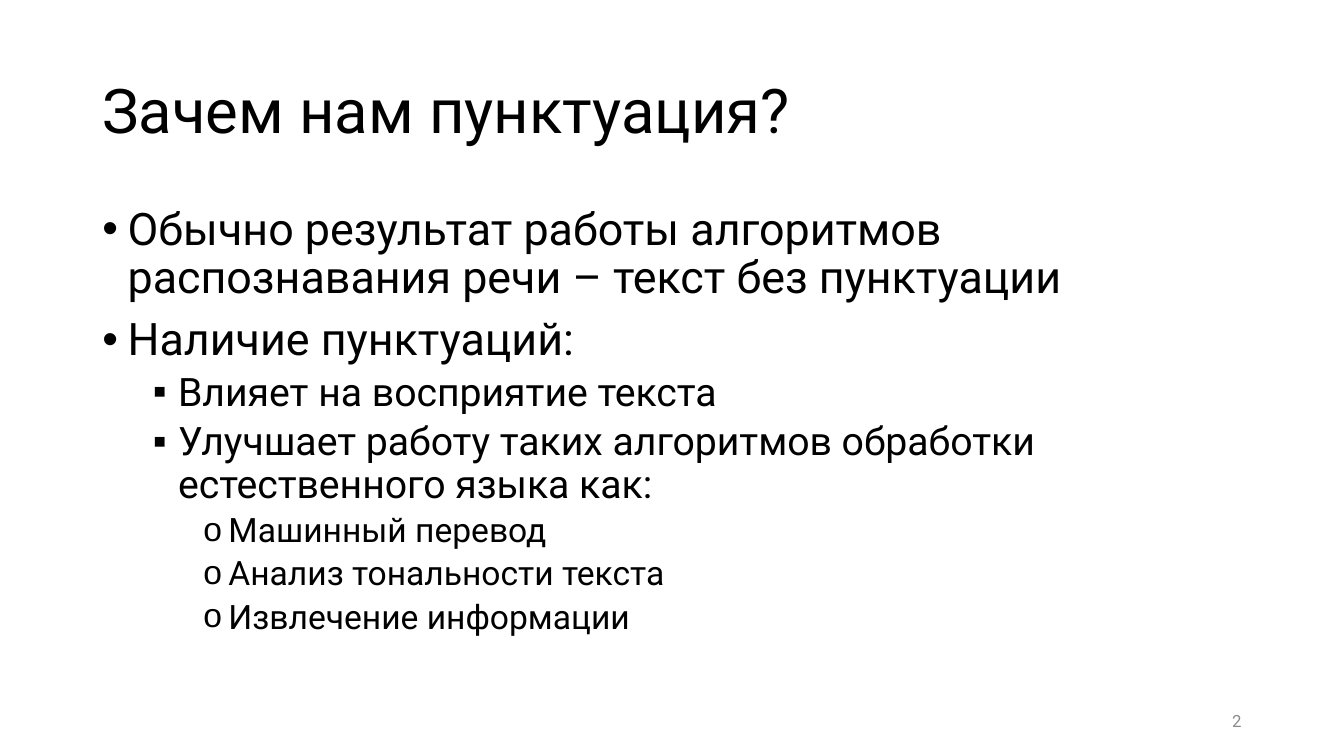
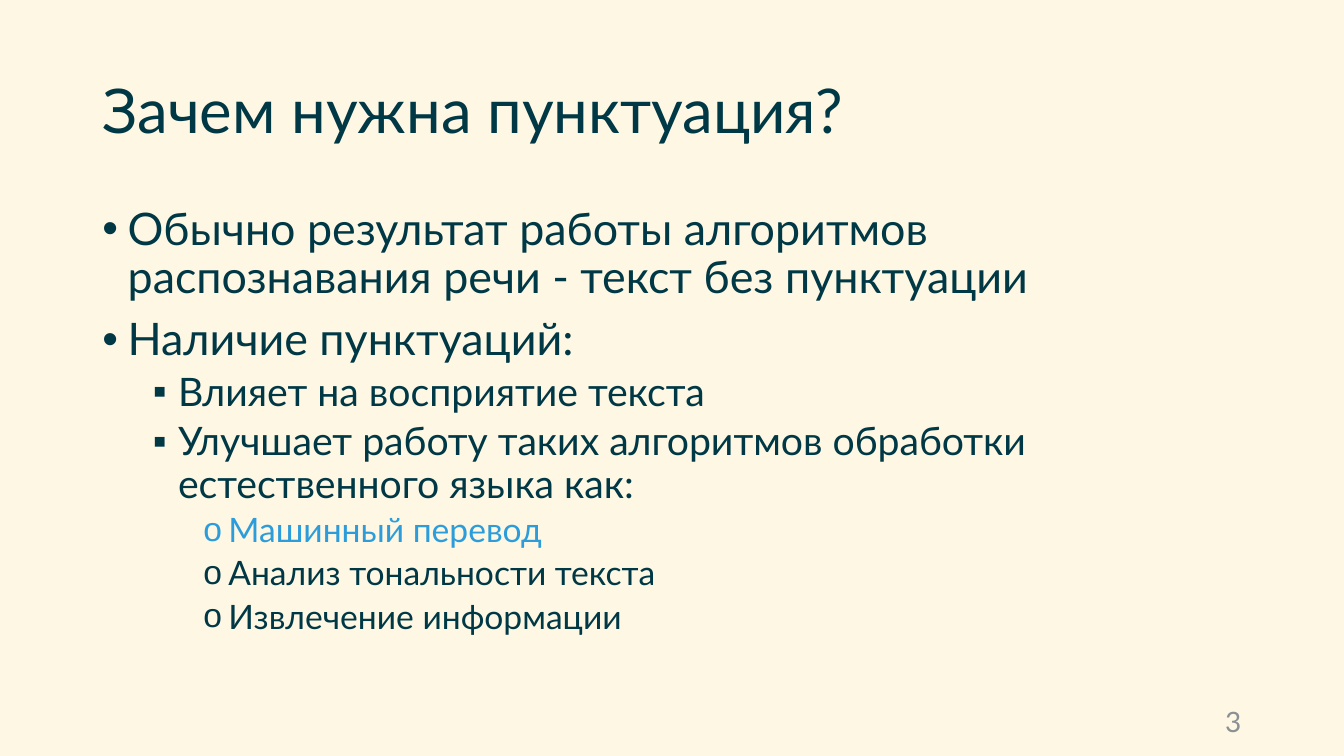
Before and after one commit to SirojiddinSaidmurodov/degree-work, a slide deck: slide 3 of docs/Предзащита.pptx (slide 2 before the commit). Drawn at 1344x756 pixels with LibreOffice and Linux fonts; fonts in the diff are those of the drawing. Boxes give left, top, right and bottom in pixels: in the first picture for what was removed or moved away, otherwise in the second. Text is boxed around its words. In the diff, an @@ line names an element or a change of style, - is before the commit and + after.

```diff
--- a/docs/Предзащита.pptx
+++ b/docs/Предзащита.pptx
@@ background #FFFFFF to #FEF7E3 @@
@@ title at bbox=[102, 88, 843, 144]: text changed; font Roboto to Lato; text colour #000000 to #003846 @@
-Зачем нам пунктуация?
+Зачем нужна пунктуация?
@@ text at bbox=[128, 212, 1028, 301]: text changed; font Roboto to Lato; text colour #000000 to #003846 @@
-• Обычно результат работы алгоритмов распознавания речи – текст без пунктуации
+• Обычно результат работы алгоритмов распознавания речи - текст без пунктуации
@@ text at bbox=[128, 323, 1026, 635]: font Roboto to Lato in "Наличие пунктуаций:", "Влияет на восприятие текста", "Улучшает работу таких алгоритмов обработки естественного язы ...", "Машинный перевод" and 2 more places; text colour #000000 to #003846 in "Наличие пунктуаций:", "Влияет на восприятие текста", "Улучшает работу таких алгоритмов обработки естественного язы ...", "Анализ тональности текста" and 1 more places; text colour #000000 to #2C9DDA in "Машинный перевод" @@
@@ page number at bbox=[1225, 712, 1241, 732]: text changed; size 12 to 20 pt; font Roboto to Lato; text colour #8C8C8C to #8C9194 @@
-2
+3
```
Also in this commit, not shown: 8 other slides changed, 5 slides added, 1 slide removed, 3 other files.
